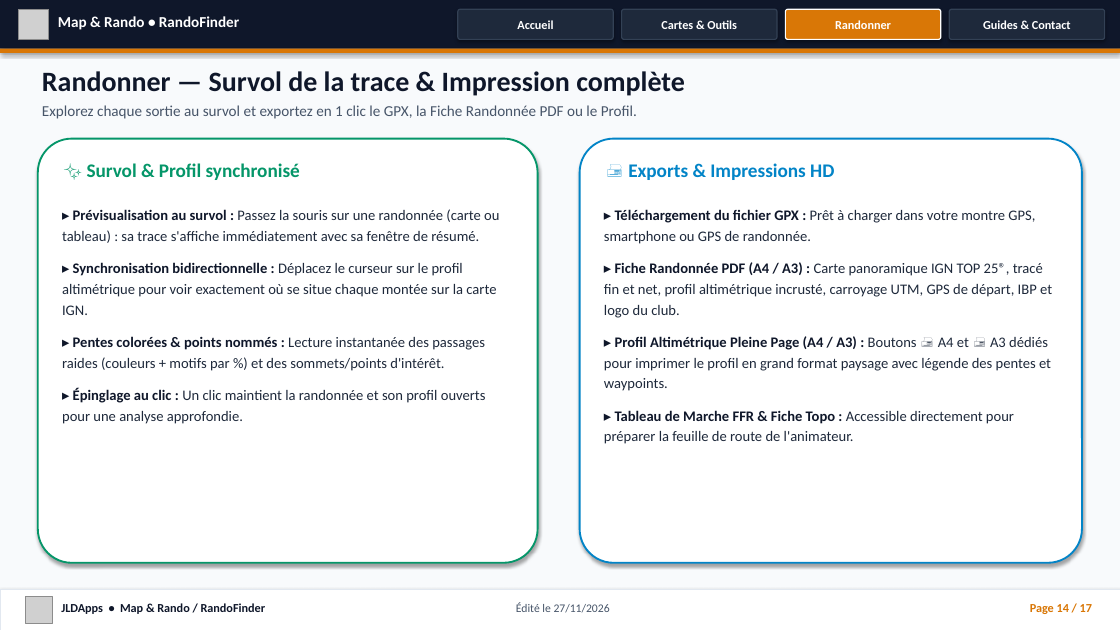
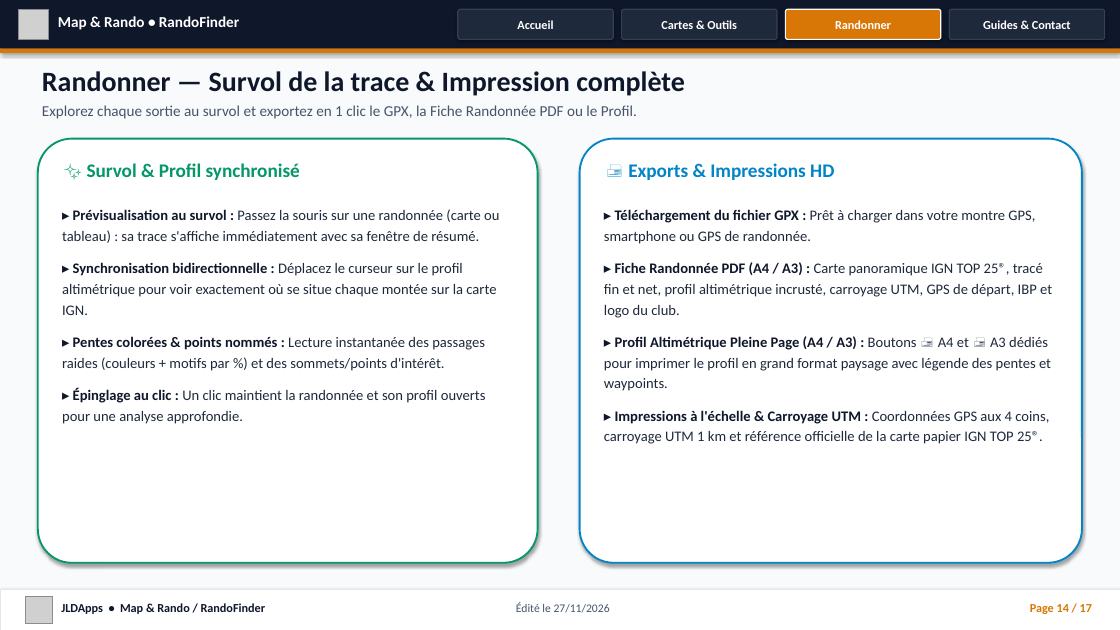
Before and after one commit to jusitafu/RandoFinder, a slide deck: slide 14 of docs/Presentation_RandoFinder_JLDApps.pptx. Drawn at 1120x630 pixels with LibreOffice and Linux fonts; fonts in the diff are those of the drawing; grey boxes stand for pictures. Boxes give left, top, right and bottom in pixels: in the first picture for what was removed or moved away, otherwise in the second. Text is boxed around its words. In the diff, an @@ line names an element or a change of style, - is before the commit and + after.

Commit message:
v243: Suppression de toute mention du tableau de marche dans Presentation_RandoFinder_JLDApps.pptx

```diff
--- a/docs/Presentation_RandoFinder_JLDApps.pptx
+++ b/docs/Presentation_RandoFinder_JLDApps.pptx
@@ text at (604,410,1049,444): text changed @@
-▸ Tableau de Marche FFR & Fiche Topo : Accessible directement pour préparer la feuille de route de l'animateur.
+▸ Impressions à l'échelle & Carroyage UTM : Coordonnées GPS aux 4 coins, carroyage UTM 1 km et référence officielle de la carte papier IGN TOP 25®.
```
Also in this commit, not shown: 2 other slides changed, 2 other files.
